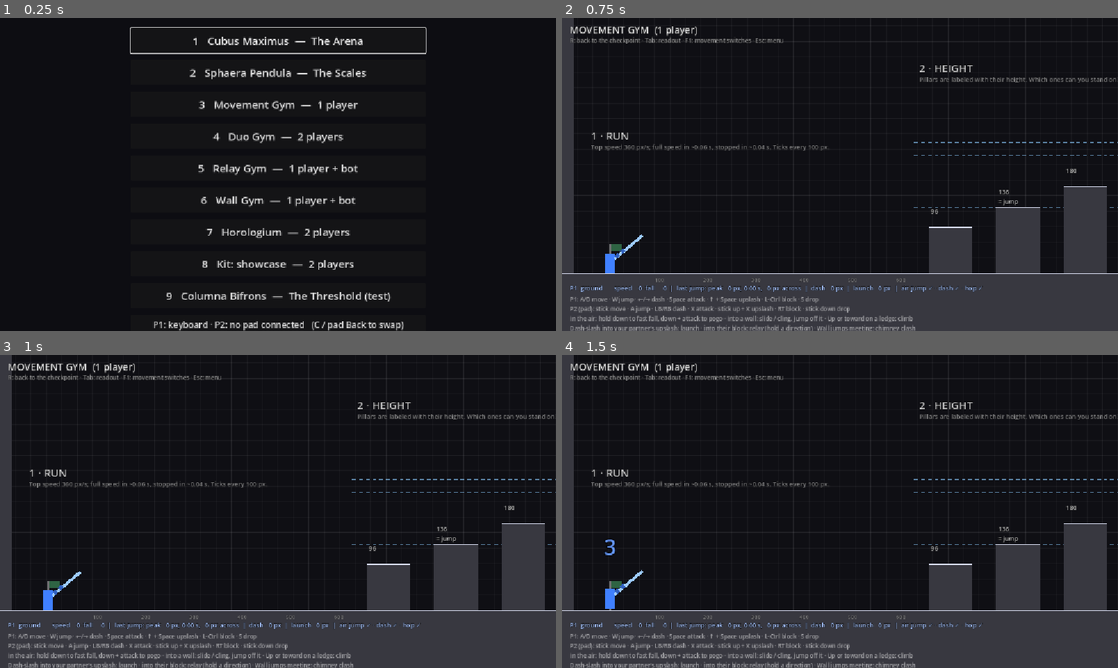
Above: before the commit, frames 1-4 (two rows, left to right).
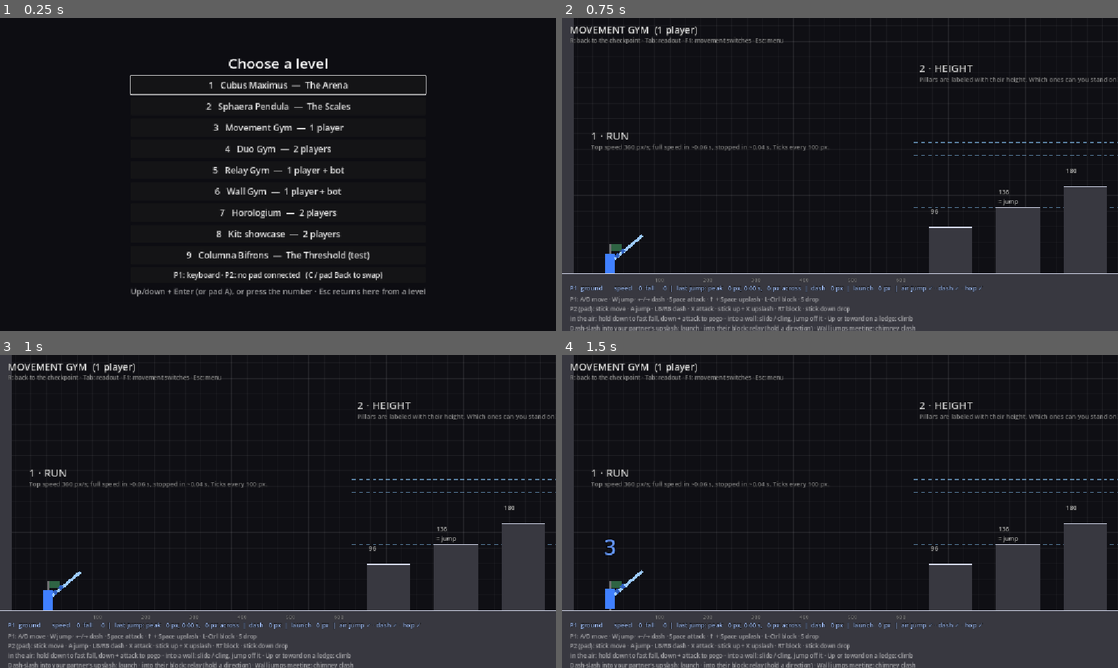
Above: after the commit, the same moments.

Repository: KayFisch/coop-sekiro-like
Game: Godot game, scene res://ui/boss_select.tscn
The game is run twice, just before and just after one commit, with the same random seed, the same clock (stepped at 60 frames per second) and the same inputs. Sound files missing from this copy of the repository are replaced by a short silence.
Inputs (mouse positions are in pixels of both pictures, inside the frame that each line leads up to):
- Up to frame 1 (0.25 s): no input
- Up to frame 2 (0.75 s): click "3 Movement Gym — 1 player" at 0.5 s
- Up to frame 3 (1 s): no input
- Up to frame 4 (1.5 s): tap Enter at 1.25 s; move the mouse to (962, 495) at 1.27 s; hold Right from 1.28 s (still down); tap M at 1.35 s; click (962, 495) at 1.42 s

The runs differ from the first frame. In frame 1, 7.9% of the frame differs, in the area x 23-77%, y 2-100%; in frame 2, nothing differs; in frame 3, nothing differs; in frame 4, nothing differs.

Commit message:
tune(ui): compact level menu so it fits 648 px
Co-Authored-By: Claude Opus 5.5 <noreply@anthropic.com>

Diff:
--- a/ui/boss_select.gd
+++ b/ui/boss_select.gd
@@ -23,29 +23,29 @@
 	column.set_anchors_and_offsets_preset(Control.PRESET_CENTER)
 	column.grow_horizontal = Control.GROW_DIRECTION_BOTH
 	column.grow_vertical = Control.GROW_DIRECTION_BOTH
-	column.add_theme_constant_override("separation", 14)
+	column.add_theme_constant_override("separation", 6)  # compact: all of it fits in 648 px
 	add_child(column)
 
 	var title = Label.new()
 	title.text = "Choose a level"
 	title.horizontal_alignment = HORIZONTAL_ALIGNMENT_CENTER
-	title.add_theme_font_size_override("font_size", 36)
+	title.add_theme_font_size_override("font_size", 30)
 	column.add_child(title)
 
 	for i in FIGHTS.size():
 		var fight = FIGHTS[i]
 		var button = Button.new()
 		button.text = "%d   %s  —  %s" % [i + 1, fight.name, fight.arena]
-		button.custom_minimum_size = Vector2(420, 52)
-		button.add_theme_font_size_override("font_size", 22)
+		button.custom_minimum_size = Vector2(420, 38)
+		button.add_theme_font_size_override("font_size", 18)
 		button.pressed.connect(GameManager.start_fight.bind(fight.scene))
 		column.add_child(button)
 		_buttons.append(button)
 
 	# Trades the players' input sets (Moves "swap_controls"), e.g. to play a 1-player level on the pad.
 	_swap = Button.new()
-	_swap.custom_minimum_size = Vector2(420, 40)
-	_swap.add_theme_font_size_override("font_size", 18)
+	_swap.custom_minimum_size = Vector2(420, 32)
+	_swap.add_theme_font_size_override("font_size", 15)
 	_swap.pressed.connect(_toggle_swap)
 	Moves.changed.connect(_label_swap)
 	Pads.changed.connect(_label_swap)  # a pad plugged in or pulled
